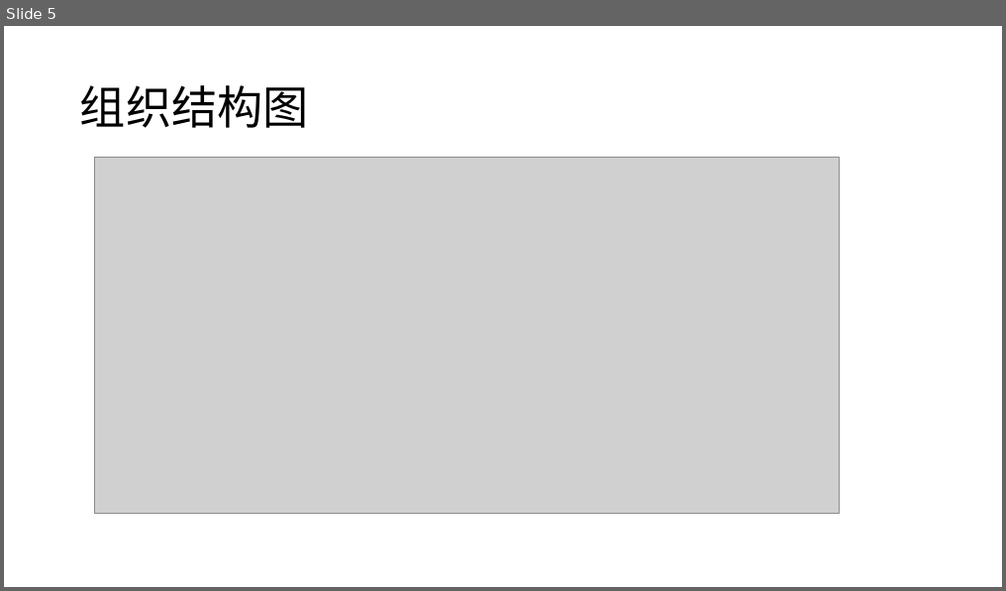
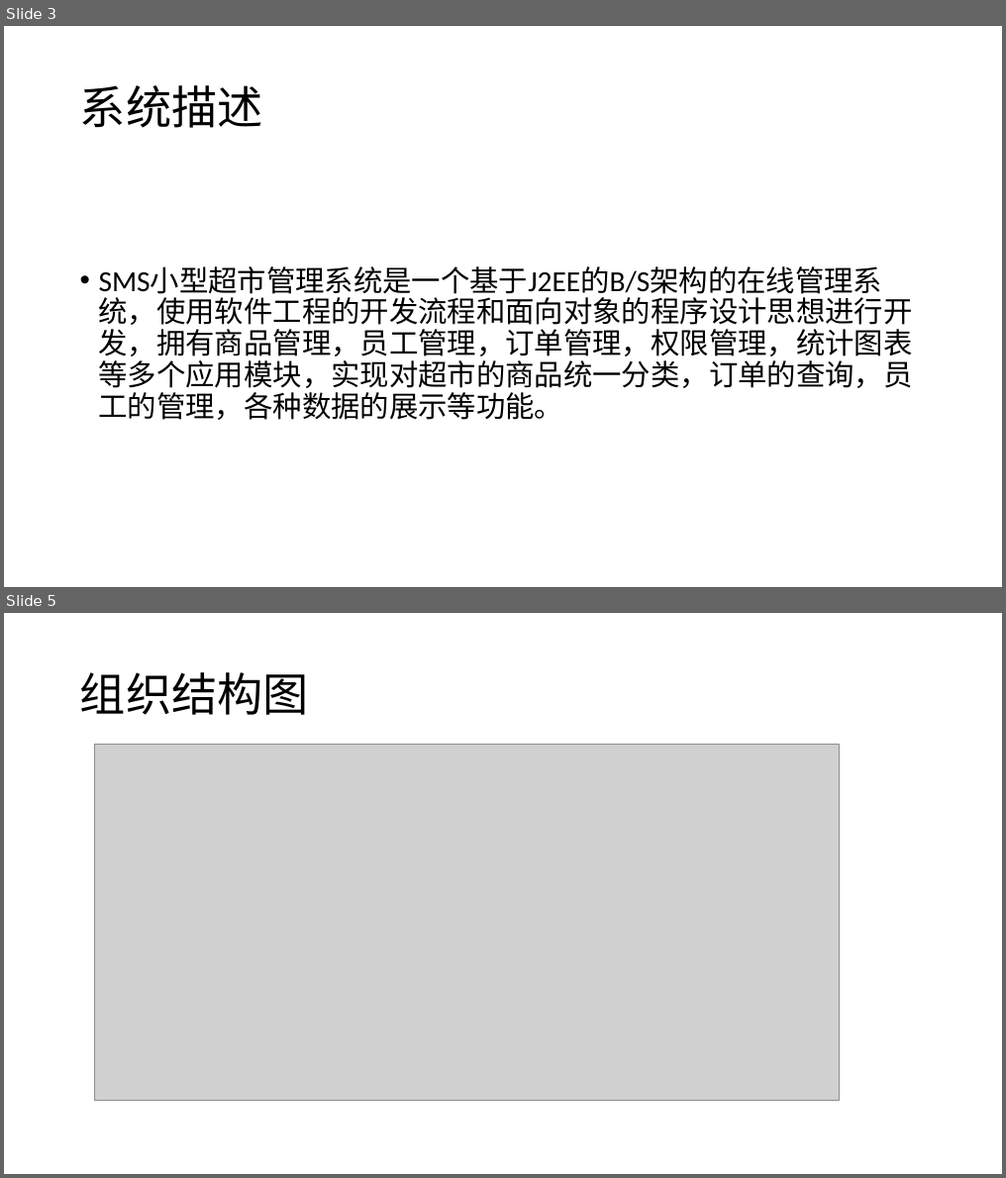
Before and after one commit to chnzxg/ssms, a slide deck: wiki/基于JavaWeb 的小型超市管理系统-演示文稿.ppt. Shown one above the other, each under a label of ours: slide 5 before the commit, slides 3 and 5 after it; the slides between them are not shown. The pictures are 1006x591 and 1006x1178 pixels, drawn with LibreOffice and Linux fonts; fonts in the diff are those of the drawing; grey boxes stand for pictures; background and template pictures are left out. Boxes give left, top, right and bottom in pixels: in the first picture for what was removed or moved away, otherwise in the second. Text is boxed around its words. In the diff, an @@ line names an element or a change of style, - is before the commit and + after.

```diff
--- a/wiki/基于JavaWeb 的小型超市管理系统-演示文稿.ppt
+++ b/wiki/基于JavaWeb 的小型超市管理系统-演示文稿.ppt
@@ slide 3 added at bbox=[4, 26, 1002, 587], background picture (left out) @@
@@ title added at bbox=[80, 85, 263, 128], 44 pt, text #000000 @@
+系统描述
@@ text added at bbox=[99, 267, 913, 420], 28 pt, text #000000 @@
+• SMS小型超市管理系统是一个基于J2EE的B/S架构的在线管理系统，使用软件工程的开发流程和面向对象的程序设计思想进行开发，拥有商品管理，员工管理，订单管理，权限管理，统计图表等多个应用模块，实现对超市的商品统一分类，订单的查询，员工的管理，各种数据的展示等功能。
```
Also in this commit, not shown: 3 other slides added, 4 slides removed, 16 other files.
